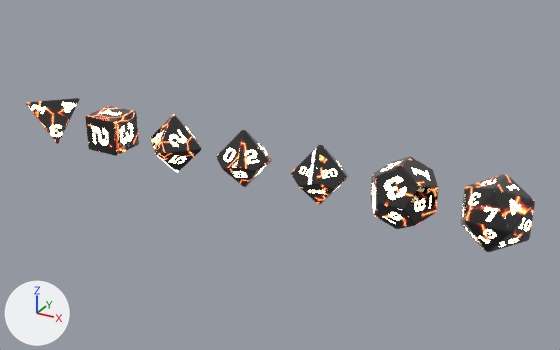
Renders of the glTF model public/dice/molten-obsidian.glb from each side of a commit.
Both versions are drawn from a 50 mm camera at (23.95, -141.66, 11.28) aimed at (10.94, -118.02, -0.54). Arrows for +X, +Y and +Z are at lower left; the lights stay in place. The older version comes first. Vertices at exactly the same position are counted once.

The scene before the commit, as lines of its bpy script (objects in view):
```python
ob_d10 = bpy.data.objects.new('d10', me_molten_obsidian_d10_001)
ob_d10.location = (9.6, -118.4, 0.0)
ob_d100 = bpy.data.objects.new('d100', me_molten_obsidian_d100_001)
ob_d100.location = (12.8, -118.4, 0.0)
ob_d12 = bpy.data.objects.new('d12', me_molten_obsidian_d12_001)
ob_d12.location = (16.0, -118.4, 0.0)
ob_d20 = bpy.data.objects.new('d20', me_molten_obsidian_d20_001)
ob_d20.location = (19.2, -118.4, 0.0)
ob_d4 = bpy.data.objects.new('d4', me_molten_obsidian_d4_001)
ob_d4.location = (0.0, -118.4, 0.0)
ob_d6 = bpy.data.objects.new('d6', me_molten_obsidian_d6_001)
ob_d6.location = (3.2, -118.4, 0.0)
ob_d8 = bpy.data.objects.new('d8', me_molten_obsidian_d8_001)
ob_d8.location = (6.4, -118.4, 0.0)
```
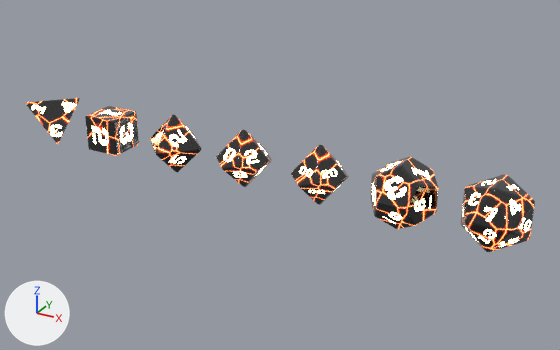
Patch to the scene script:
```diff
--- a/public/dice/molten-obsidian.glb.py
+++ b/public/dice/molten-obsidian.glb.py
@@ me_molten_obsidian_d4_001 @@
-me_molten_obsidian_d4_001.from_pydata(...)  # 686 vertices, 1392 faces; spans x -0.81..0.81, y -0.81..0.81, z -0.81..0.81
+me_molten_obsidian_d4_001.from_pydata(...)  # 864 vertices, 1748 faces; spans x -0.81..0.81, y -0.81..0.81, z -0.81..0.81
+# me_molten_obsidian_d4_001 part 1: 24 vertices moved within x -0.8..0.8, y -0.8..0.8, z -0.8..0.8; 53 vertices removed from x -0.8..0.81, y -0.8..0.81, z -0.8..0.81; 231 vertices added at x -0.81..0.81, y -0.81..0.81, z -0.81..0.81
+# me_molten_obsidian_d4_001 part 2: 982 kept faces spanning x -0.81..0.81, y -0.81..0.81, z -0.81..0.81 get new texture (UV) coordinates
 me_molten_obsidian_d4_001.materials.append(mat_molten_obsidian_d4_body)
@@ me_molten_obsidian_d6_001 @@
-me_molten_obsidian_d6_001.from_pydata(...)  # 484 vertices, 964 faces; spans x -0.75..0.75, y -0.75..0.75, z -0.75..0.75
+me_molten_obsidian_d6_001.from_pydata(...)  # 756 vertices, 1508 faces; spans x -0.75..0.75, y -0.75..0.75, z -0.75..0.75
+# me_molten_obsidian_d6_001 part 3: 96 vertices removed from x -0.74..0.74, y -0.74..0.74, z -0.74..0.74; 368 vertices added at x -0.75..0.75, y -0.75..0.75, z -0.75..0.75
+# me_molten_obsidian_d6_001 part 4: 548 kept faces spanning x -0.75..0.75, y -0.75..0.75, z -0.75..0.75 get new texture (UV) coordinates
 me_molten_obsidian_d6_001.materials.append(mat_molten_obsidian_d6_body)
@@ me_molten_obsidian_d8_001 @@
-me_molten_obsidian_d8_001.from_pydata(...)  # 568 vertices, 1132 faces; spans x -1.23..1.23, y -1.23..1.23, z -1.23..1.23
+me_molten_obsidian_d8_001.from_pydata(...)  # 838 vertices, 1672 faces; spans x -1.24..1.24, y -1.24..1.24, z -1.24..1.24
+# me_molten_obsidian_d8_001 part 5: 48 vertices removed from x -1.22..1.22, y -1.22..1.22, z -1.22..1.22; 318 vertices added at x -1.24..1.24, y -1.24..1.24, z -1.24..1.24
+# me_molten_obsidian_d8_001 part 6: 757 kept faces spanning x -1.21..1.21, y -1.21..1.21, z -1.21..1.21 get new texture (UV) coordinates
 me_molten_obsidian_d8_001.materials.append(mat_molten_obsidian_d8_body)
@@ me_molten_obsidian_d10_001 @@
-me_molten_obsidian_d10_001.from_pydata(...)  # 830 vertices, 1656 faces; spans x -1.06..1.06, y -1.01..1.01, z -1.17..1.17
+me_molten_obsidian_d10_001.from_pydata(...)  # 1282 vertices, 2560 faces; spans x -1.06..1.06, y -1.01..1.01, z -1.18..1.18
+# me_molten_obsidian_d10_001 part 7: 51 vertices moved within x -1.06..0.87, y -1.01..1.01, z -1.17..1.16; 115 vertices removed from x -1.05..1.05, y -1.0..1.0, z -1.17..1.17; 567 vertices added at x -1.06..1.06, y -1.01..1.01, z -1.18..1.18
+# me_molten_obsidian_d10_001 part 8: 1000 kept faces spanning x -1.05..1.05, y -1.0..1.0, z -1.17..1.15 get new texture (UV) coordinates
 me_molten_obsidian_d10_001.materials.append(mat_molten_obsidian_d10_body)
@@ me_molten_obsidian_d12_001 @@
-me_molten_obsidian_d12_001.from_pydata(...)  # 1153 vertices, 2302 faces; spans x -1.2..1.2, y -1.2..1.2, z -1.2..1.2
+me_molten_obsidian_d12_001.from_pydata(...)  # 1841 vertices, 3678 faces; spans x -1.2..1.2, y -1.2..1.2, z -1.2..1.2
+# me_molten_obsidian_d12_001 part 9: 87 vertices removed from x -1.18..1.18, y -1.18..1.18, z -1.19..1.18; 775 vertices added at x -1.2..1.2, y -1.2..1.2, z -1.2..1.2
+# me_molten_obsidian_d12_001 part 10: 1259 kept faces spanning x -1.2..1.2, y -1.2..1.2, z -1.2..1.2 get new texture (UV) coordinates
 me_molten_obsidian_d12_001.materials.append(mat_molten_obsidian_d12_body)
@@ me_molten_obsidian_d20_001 @@
-me_molten_obsidian_d20_001.from_pydata(...)  # 1761 vertices, 3518 faces; spans x -1.14..1.14, y -1.14..1.14, z -1.14..1.14
+me_molten_obsidian_d20_001.from_pydata(...)  # 2455 vertices, 4906 faces; spans x -1.14..1.14, y -1.14..1.14, z -1.14..1.14
+# me_molten_obsidian_d20_001 part 11: 114 vertices moved within x -1.13..1.13, y -1.13..1.13, z -1.13..1.13; 218 vertices removed from x -1.14..1.14, y -1.14..1.14, z -1.14..1.14; 912 vertices added at x -1.14..1.14, y -1.14..1.14, z -1.14..1.14
+# me_molten_obsidian_d20_001 part 12: 2485 kept faces spanning x -1.13..1.13, y -1.13..1.13, z -1.13..1.13 get new texture (UV) coordinates
 me_molten_obsidian_d20_001.materials.append(mat_molten_obsidian_d20_body)
@@ me_molten_obsidian_d100_001 @@
-me_molten_obsidian_d100_001.from_pydata(...)  # 1120 vertices, 2236 faces; spans x -1.06..1.06, y -1.01..1.01, z -1.17..1.17
+me_molten_obsidian_d100_001.from_pydata(...)  # 1572 vertices, 3140 faces; spans x -1.06..1.06, y -1.01..1.01, z -1.18..1.18
+# me_molten_obsidian_d100_001 part 13: 51 vertices moved within x -1.06..0.87, y -1.01..1.01, z -1.17..1.16; 115 vertices removed from x -1.05..1.05, y -1.0..1.0, z -1.17..1.17; 567 vertices added at x -1.06..1.06, y -1.01..1.01, z -1.18..1.18
+# me_molten_obsidian_d100_001 part 14: 1582 kept faces spanning x -1.05..1.05, y -1.0..1.0, z -1.17..1.15 get new texture (UV) coordinates
 me_molten_obsidian_d100_001.materials.append(mat_molten_obsidian_d100_body)
```

Location of each change, (x1, y1, x2, y2) in pixels of the pictures (560 x 350 px):
part 1 of me_molten_obsidian_d4_001, reshaped
    both: (26, 98, 80, 144)
part 2 of me_molten_obsidian_d4_001, surface changed
    both: (27, 99, 78, 143)
part 3 of me_molten_obsidian_d6_001, reshaped
    before: (85, 111, 139, 156)
    after: (85, 106, 139, 156)
part 4 of me_molten_obsidian_d6_001, surface changed
    both: (86, 106, 138, 155)
part 5 of me_molten_obsidian_d8_001, reshaped
    after: (150, 114, 201, 172)
part 6 of me_molten_obsidian_d8_001, surface changed
    both: (150, 115, 200, 172)
part 7 of me_molten_obsidian_d10_001, reshaped
    before: (216, 130, 272, 187)
    after: (216, 129, 272, 187)
part 8 of me_molten_obsidian_d10_001, surface changed
    both: (217, 131, 271, 186)
part 9 of me_molten_obsidian_d12_001, reshaped
    before: (372, 166, 438, 229)
    after: (371, 157, 438, 229)
part 10 of me_molten_obsidian_d12_001, surface changed
    both: (371, 157, 438, 229)
part 11 of me_molten_obsidian_d20_001, reshaped
    both: (461, 174, 535, 252)
part 12 of me_molten_obsidian_d20_001, surface changed
    both: (461, 174, 534, 252)
part 13 of me_molten_obsidian_d100_001, reshaped
    both: (291, 145, 349, 205)
part 14 of me_molten_obsidian_d100_001, surface changed
    both: (292, 146, 348, 204)
